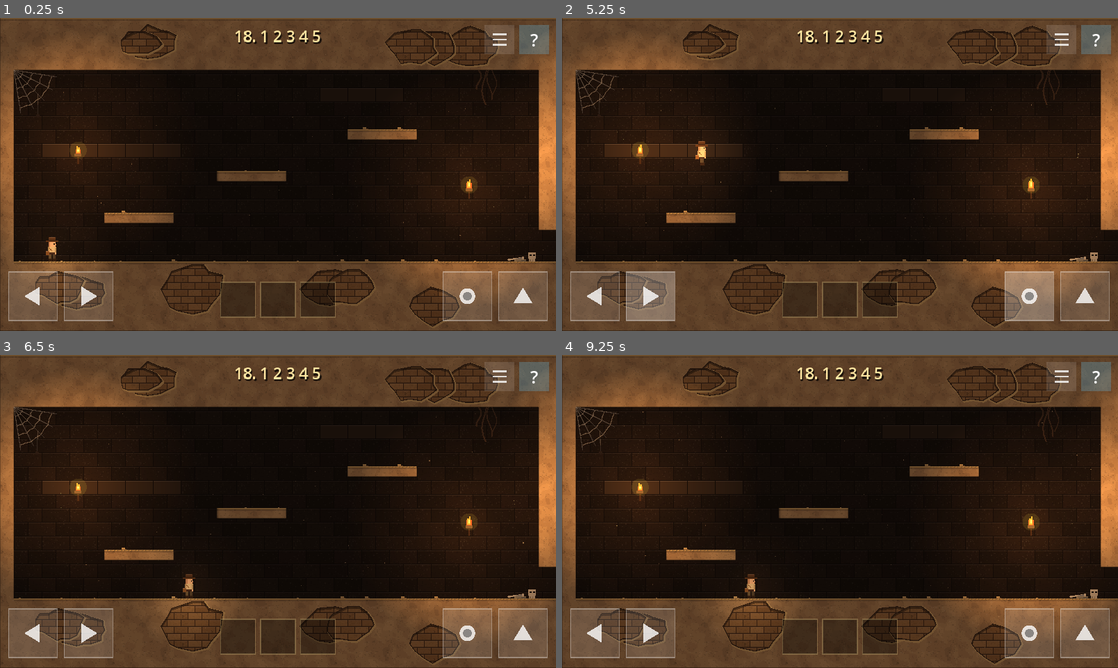
Above: before the commit, frames 1-4 (two rows, left to right).
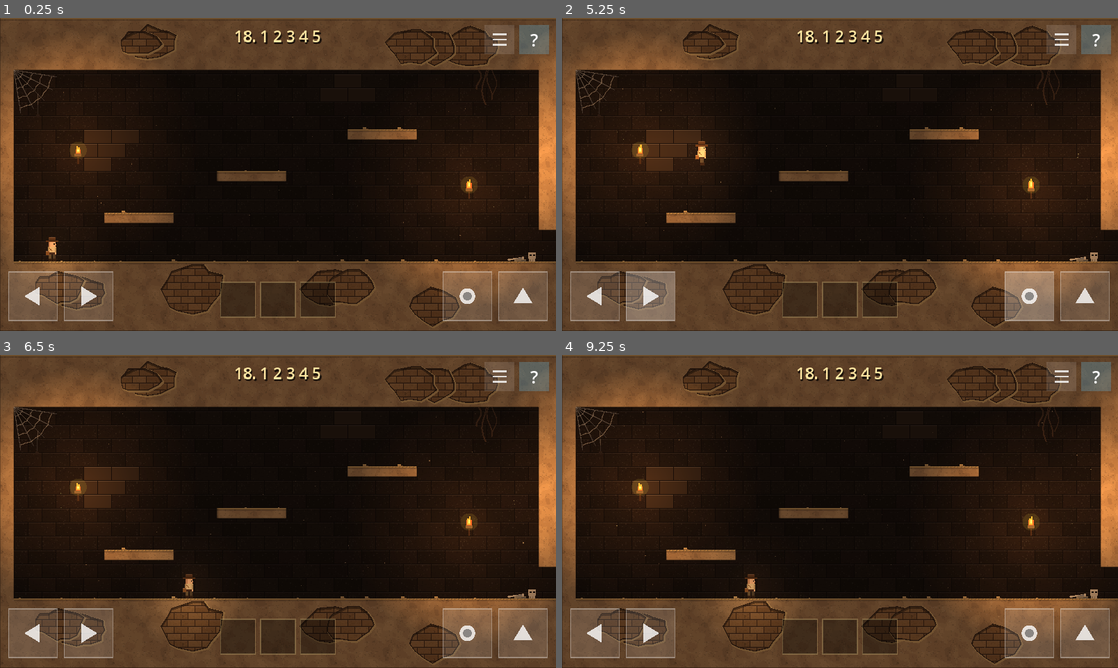
Above: after the commit, the same moments.

Repository: mrvadimjuravlev/mygame
Game: Godot game, scene res://levels/level_18.tscn
Two runs of this game, one before a commit and one after it. Both use one fixed random seed, a clock stepped at 60 frames per second and the inputs below. This scene is started directly instead of the project's main scene.
Inputs (mouse positions are in pixels of both pictures, inside the frame that each line leads up to):
- Up to frame 1 (0.25 s): no input
- Up to frame 2 (5.25 s): tap Enter at 0.5 s; move the mouse to (962, 158) at 0.52 s; hold Right (move_right) 0.53-1.25 s; hold E (action) 0.53-1.25 s; click (962, 158) at 0.67 s; tap Space (jump) at 0.77, 1.07, 3.77, 4.07, 5 s; drag from (728, 190) to (639, 155) at 1.27 s; move the mouse to (895, 105) at 2.02 s; hold Left (move_left) 2.03-2.75 s; hold E (action) 2.03-2.75 s; drag from (812, 237) to (1029, 193) at 2.77 s; move the mouse to (1006, 221) at 3.52 s; hold Right (move_right) 3.53-4.25 s; hold E (action) 3.53-4.25 s; drag from (673, 127) to (1029, 193) at 4.27 s; move the mouse to (867, 174) at 5.02 s; hold Right (move_right) from 5.03 s (still down); hold E (action) from 5.03 s (still down); click (867, 174) at 5.17 s
- Up to frame 3 (6.5 s): release Right (move_right) at 5.75 s; release E (action) at 5.75 s; drag from (194, 433) to (77, 492) at 5.77 s
- Up to frame 4 (9.25 s): move the mouse to (962, 495) at 6.52 s; hold Left (move_left) 6.53-7.25 s; hold E (action) 6.53-7.25 s; tap Space (jump) at 6.77, 7.07 s; drag from (728, 527) to (1029, 530) at 7.27 s; tap Enter at 8 s; move the mouse to (895, 442) at 8.02 s; hold Right (move_right) 8.03-8.75 s; hold E (action) 8.03-8.75 s; drag from (812, 574) to (673, 464) at 8.77 s

The runs differ from the first frame. In frame 1, 0.3% of the frame differs, in the area x 7-29%, y 35-49%; in frame 2, 0.5%, in the area x 7-32%, y 35-49%; in frame 3, 0.4%; in frame 4, 0.4%.

Commit message:
Level 18: brick groups as dice-like clusters (five as 2-2-1), no wrong-press flash or pressed glow
Co-Authored-By: Claude Opus 5.5 (1M context) <noreply@anthropic.com>
Claude-Session: https://claude.ai/code/session_01Grf5WdcuQYwuX1MMBXvSiC

Diff:
--- a/levels/level_18.tscn
+++ b/levels/level_18.tscn
@@ -120,96 +120,101 @@
 
 [node name="Exit" type="Area2D" parent="."]
 position = Vector2(1220, 280)
-script = ExtResource("3_cxjrs")
+script = ExtResource("3_d2bd1")
 start_open = false
 needs_key = false
 upside_down = false
 
 [node name="Bricks" type="Node2D" parent="."]
-script = ExtResource("4_83lsd")
+script = ExtResource("4_okd0e")
 targets = Array[NodePath]([NodePath("../Exit")])
 effect = &"activate"
 
 [node name="Group3" type="Node2D" parent="Bricks"]
-position = Vector2(368, 80)
-script = ExtResource("5_grtbx")
+position = Vector2(384, 64)
+script = ExtResource("5_goow3")
 count = 3
+bricks = PackedVector2Array(0, 0, -16, 16, 16, 16)
 
 [node name="Group5" type="Node2D" parent="Bricks"]
-position = Vector2(48, 144)
-script = ExtResource("5_grtbx")
+position = Vector2(96, 128)
+script = ExtResource("5_goow3")
 count = 5
+bricks = PackedVector2Array(0, 0, 32, 0, -16, 16, 16, 16, 0, 32)
 
 [node name="Group1" type="Node2D" parent="Bricks"]
-position = Vector2(1024, 224)
-script = ExtResource("5_grtbx")
+position = Vector2(1008, 208)
+script = ExtResource("5_goow3")
 count = 1
+bricks = PackedVector2Array(0, 0)
 
 [node name="Group2" type="Node2D" parent="Bricks"]
-position = Vector2(800, 96)
-script = ExtResource("5_grtbx")
+position = Vector2(784, 80)
+script = ExtResource("5_goow3")
 count = 2
+bricks = PackedVector2Array(0, 0, 16, 16)
 
 [node name="Group4" type="Node2D" parent="Bricks"]
-position = Vector2(1104, 176)
-script = ExtResource("5_grtbx")
+position = Vector2(1120, 160)
+script = ExtResource("5_goow3")
 count = 4
+bricks = PackedVector2Array(0, 0, 32, 0, -16, 16, 16, 16)
 
 [node name="Torch90_160" type="Area2D" parent="."]
 position = Vector2(90, 160)
-script = ExtResource("6_kyhr0")
+script = ExtResource("6_l40ra")
 start_lit = true
 
 [node name="Torch540_200" type="Area2D" parent="."]
 position = Vector2(540, 200)
-script = ExtResource("6_kyhr0")
+script = ExtResource("6_l40ra")
 start_lit = true
 
 [node name="Torch700_140" type="Area2D" parent="."]
 position = Vector2(700, 140)
-script = ExtResource("6_kyhr0")
+script = ExtResource("6_l40ra")
 start_lit = true
 
 [node name="Torch1200_160" type="Area2D" parent="."]
 position = Vector2(1200, 160)
-script = ExtResource("6_kyhr0")
+script = ExtResource("6_l40ra")
 start_lit = true
 
 [node name="Prop18" type="Node2D" parent="."]
 position = Vector2(16, 60)
-script = ExtResource("7_yre2u")
+script = ExtResource("7_0p6b2")
 kind = "web"
 length = 50.0
 color = Color(0.541176, 0.168627, 0.168627, 1)
 
 [node name="Prop19" type="Node2D" parent="."]
 position = Vector2(560, 60)
-script = ExtResource("7_yre2u")
+script = ExtResource("7_0p6b2")
 kind = "roots"
 length = 40.0
 color = Color(0.541176, 0.168627, 0.168627, 1)
 
 [node name="Prop20" type="Node2D" parent="."]
 position = Vector2(1010, 60)
-script = ExtResource("7_yre2u")
+script = ExtResource("7_0p6b2")
 kind = "roots"
 length = 50.0
 color = Color(0.541176, 0.168627, 0.168627, 1)
 
 [node name="Prop21" type="Node2D" parent="."]
 position = Vector2(600, 280)
-script = ExtResource("7_yre2u")
+script = ExtResource("7_0p6b2")
 kind = "bones"
 length = 0.0
 color = Color(0.541176, 0.168627, 0.168627, 1)
 
 [node name="Prop22" type="Node2D" parent="."]
 position = Vector2(1180, 280)
-script = ExtResource("7_yre2u")
+script = ExtResource("7_0p6b2")
 kind = "vase"
 length = 0.0
 color = Color(0.541176, 0.168627, 0.168627, 1)
 
 [node name="Hero" type="CharacterBody2D" parent="."]
 position = Vector2(60, 280)
-script = ExtResource("8_1qxrb")
+script = ExtResource("8_0nk50")
--- a/scripts/brick_group.gd
+++ b/scripts/brick_group.gd
@@ -1,7 +1,8 @@
 @tool
 extends Node2D
-## Несколько кирпичей задней стены чуть другого цвета, в ряд. Касание пальцем нажимает группу.
-## Начало координат — левый верхний угол первого кирпича в сетке кладки (32x16, как у фона).
+## Несколько кирпичей задней стены чуть другого цвета, кучкой по кладке. Касание пальцем нажимает группу.
+## Начало координат — левый верхний угол первого кирпича в сетке кладки (32x16, как у фона);
+## bricks — левые верхние углы всех кирпичей группы относительно него.
 
 signal tapped(group: Node)
 
@@ -12,11 +13,15 @@
 		count = value
 		queue_redraw()
 
+@export var bricks := PackedVector2Array([Vector2.ZERO]):
+	set(value):
+		bricks = value
+		queue_redraw()
+
 var pressed := false:
 	set(value):
 		pressed = value
 		queue_redraw()
-var _glow := 0.0
 
 
 func _ready() -> void:
@@ -26,7 +31,10 @@
 
 
 func contains_world_point(point: Vector2) -> bool:
-	return Rect2(global_position, Vector2(BRICK.x * count, BRICK.y)).grow(4).has_point(point)
+	for b in bricks:
+		if Rect2(global_position + b, BRICK).grow(3).has_point(point):
+			return true
+	return false
 
 
 func hand_tap() -> void:
@@ -38,34 +46,13 @@
 	pass
 
 
-## Неверный порядок: кирпичи коротко вспыхивают красным и отжимаются.
-func flash_wrong() -> void:
-	pressed = false
-	_glow = 1.0
-	var tween := create_tween()
-	tween.tween_property(self, "_glow", 0.0, 0.5)
-	tween.tween_callback(queue_redraw)
-
-
-func _process(_delta: float) -> void:
-	if _glow > 0.0:
-		queue_redraw()
-
-
 func _draw() -> void:
-	for i in count:
-		var r := Rect2(Vector2(i * BRICK.x + 1, 1), BRICK - Vector2(1, 1))
-		var c := Color("33261a")
+	for b in bricks:
+		var r := Rect2(b + Vector2(1, 1), BRICK - Vector2(1, 1))
+		draw_rect(r, Color("2b2017") if pressed else Color("33261a"))
 		if pressed:
-			c = Color("6a5232")
-		draw_rect(r, c)
-		if pressed:
-			# Кирпич утоплен: тень сверху и слева, светлая кромка снизу.
+			# Кирпич утоплен: тень сверху и слева.
 			draw_rect(Rect2(r.position, Vector2(r.size.x, 2)), Color(0, 0, 0, 0.45))
 			draw_rect(Rect2(r.position, Vector2(2, r.size.y)), Color(0, 0, 0, 0.35))
-			draw_rect(Rect2(r.position + Vector2(0, r.size.y - 1), Vector2(r.size.x, 1)), Color("e2bf78", 0.6))
-			draw_rect(r, Color("e2bf78", 0.8), false, 1.0)
 		else:
-			draw_rect(Rect2(r.position, Vector2(r.size.x, 1)), c.lightened(0.12))
-		if _glow > 0.0:
-			draw_rect(r, Color(0.85, 0.2, 0.15, 0.5 * _glow))
+			draw_rect(Rect2(r.position, Vector2(r.size.x, 1)), Color("33261a").lightened(0.12))
--- a/scripts/brick_sequence.gd
+++ b/scripts/brick_sequence.gd
@@ -1,7 +1,7 @@
 @tool
 extends Node2D
 ## Головоломка «группы кирпичей по счёту». Дочерние группы (brick_group.gd) нажимают по порядку:
-## сначала группу из одного кирпича, потом из двух и так далее. Ошибка — все группы отжимаются,
+## сначала группу из одного кирпича, потом из двух и так далее. Ошибка — все группы тихо отжимаются,
 ## счёт начинается заново. Когда нажаты все, срабатывает эффект у целей.
 
 @export var targets: Array[NodePath] = []
@@ -28,7 +28,7 @@
 		Sfx.play("flee", -4.0, 0.7)
 		for g in get_children():
 			if g.has_signal("tapped"):
-				g.flash_wrong()
+				g.pressed = false
 		next = 1
 		return
 	group.pressed = true
--- a/tools/autoplay.gd
+++ b/tools/autoplay.gd
@@ -110,7 +110,7 @@
 	var tap_group := func(n: int) -> void:
 		await _frames(60)  # камера доехала
 		var g: Node2D = seq.get_node("Group%d" % n)
-		var world := g.global_position + Vector2(16 * n, 8)
+		var world := g.global_position + Vector2(16, 8)
 		await _tap(current_scene.get_viewport().get_canvas_transform() * world)
 		await _frames(5)
 	await tap_group.call(3)  # не с той группы: счёт сбрасывается
--- a/tools/build_levels.gd
+++ b/tools/build_levels.gd
@@ -496,14 +496,28 @@
 		_box(p[0], p[1], p[2], p[1] + 12)
 	var exit := _exit(1220, 280)
 	# Группы кирпичей задней стены: [сколько, ряд, столбец] в сетке кладки 32x16
-	# (нечётные ряды сдвинуты на полкирпича, как у фона).
+	# (нечётные ряды сдвинуты на полкирпича, как у фона). Кирпичи группы — кучкой, как точки на кубике.
+	var shapes := {
+		1: [[0, 0]],
+		2: [[0, 0], [1, 0]],
+		3: [[0, 0], [1, 0], [1, 1]],
+		4: [[0, 0], [0, 1], [1, 0], [1, 1]],
+		5: [[0, 0], [0, 1], [1, 0], [1, 1], [2, 0]],
+	}
 	var seq := _add("Bricks", Node2D.new(), "brick_sequence.gd", Vector2.ZERO)
-	for g in [[3, 5, 12], [5, 9, 2], [1, 14, 32], [2, 6, 25], [4, 11, 35]]:
+	for g in [[3, 4, 12], [5, 8, 3], [1, 13, 32], [2, 5, 25], [4, 10, 35]]:
 		var group := Node2D.new()
 		group.name = "Group%d" % g[0]
 		group.set_script(load("res://scripts/brick_group.gd"))
 		group.count = g[0]
-		group.position = Vector2(g[2] * 32 - (16 if g[1] % 2 == 1 else 0), g[1] * 16)
+		var cells := PackedVector2Array()
+		for c in shapes[g[0]]:
+			var row: int = g[1] + c[0]
+			cells.append(Vector2((g[2] + c[1]) * 32 - (16 if row % 2 == 1 else 0), row * 16))
+		group.position = cells[0]
+		for i in cells.size():
+			cells[i] -= group.position
+		group.bricks = cells
 		seq.add_child(group)
 		group.owner = _root
 	_link(seq, [exit])
Binary file changed: docs/screenshots/level_18.png
Binary file changed: docs/screenshots/level_18_hall2.png
Not shown: 12 places in levels/level_18.tscn that only renumber resources
Not shown, changed: docs/levels-pyramid.md
